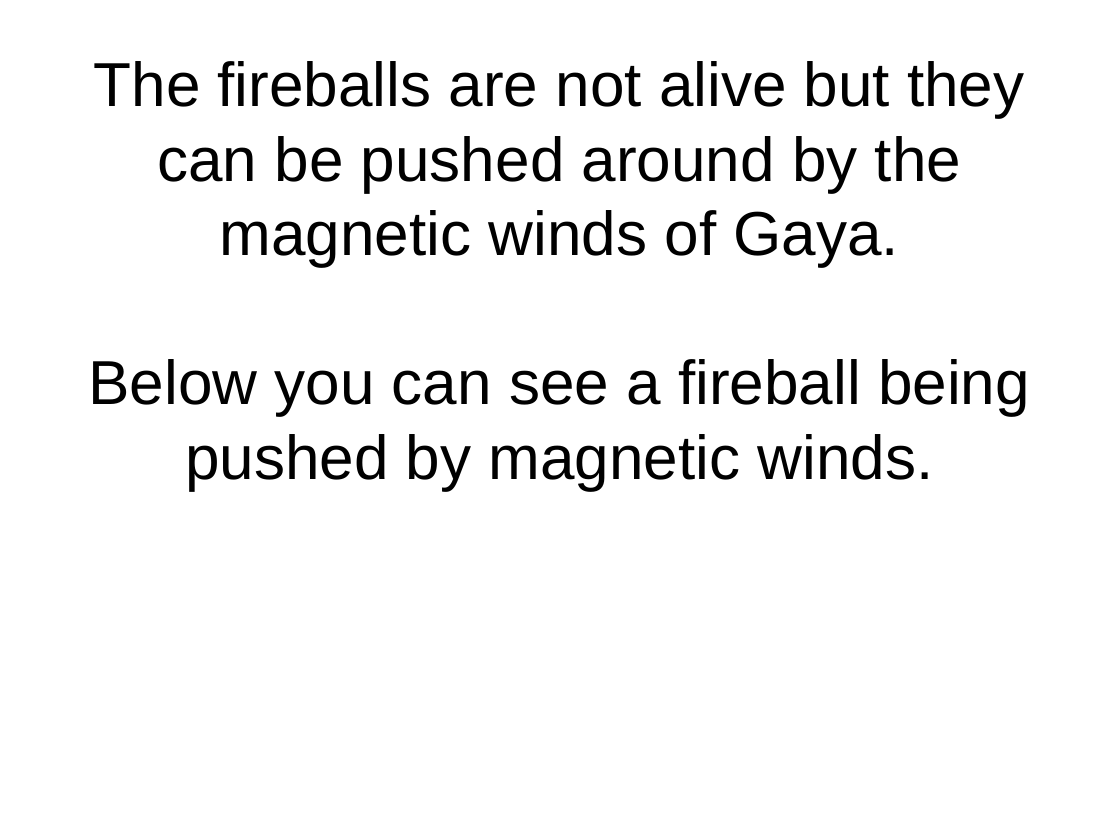
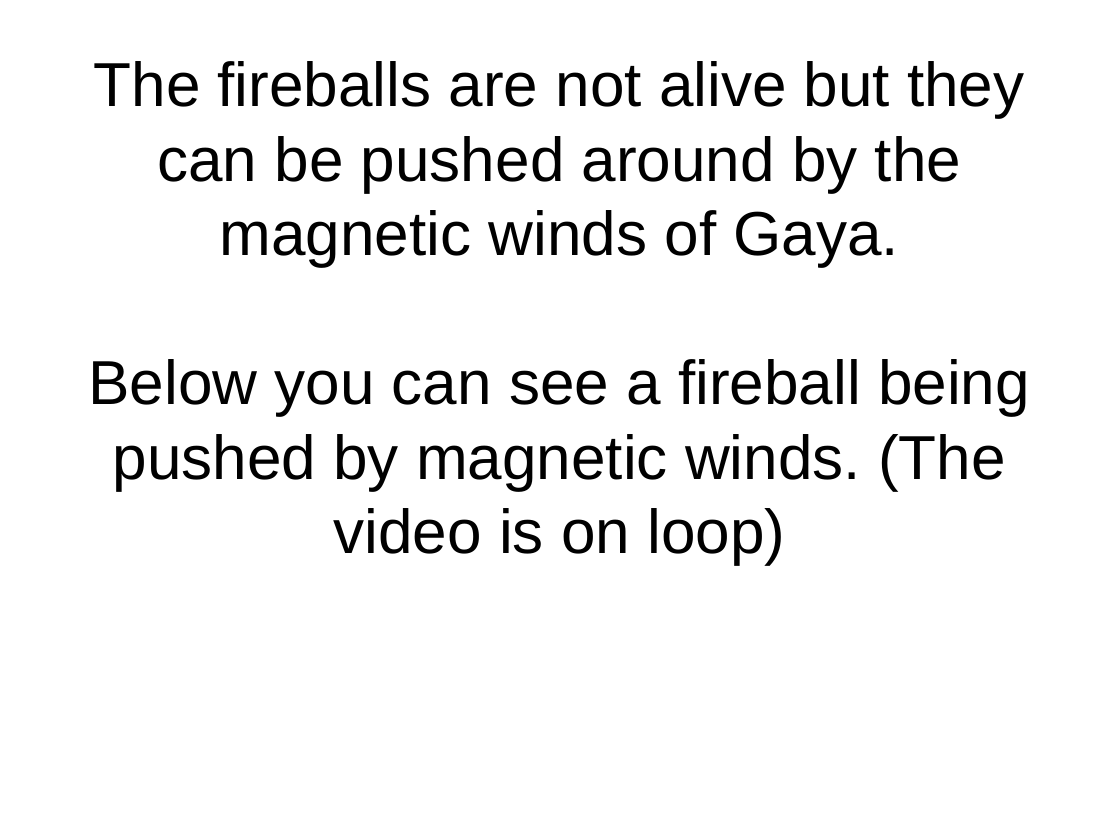
Before and after one commit to flxsosa/MoralDynamics, a slide deck: slide 5 of experiment_template/experiment_slides.odp. Drawn at 1120x840 pixels with LibreOffice and Linux fonts; fonts in the diff are those of the drawing. Boxes give left, top, right and bottom in pixels: in the first picture for what was removed or moved away, otherwise in the second. Text is boxed around its words. In the diff, an @@ line names an element or a change of style, - is before the commit and + after.

```diff
--- a/experiment_template/experiment_slides.odp
+++ b/experiment_template/experiment_slides.odp
@@ title at (x1=88, y1=61, x2=1030, y2=565): text changed @@
-The fireballs are not alive but they can be pushed around by the magnetic winds of Gaya.
-Below you can see a fireball being pushed by magnetic winds.
+The fireballs are not alive but they can be pushed around by the magnetic winds of Gaya.
+Below you can see a fireball being pushed by magnetic winds. (The video is on loop)
```
Also in this commit, not shown: 8 other files.
